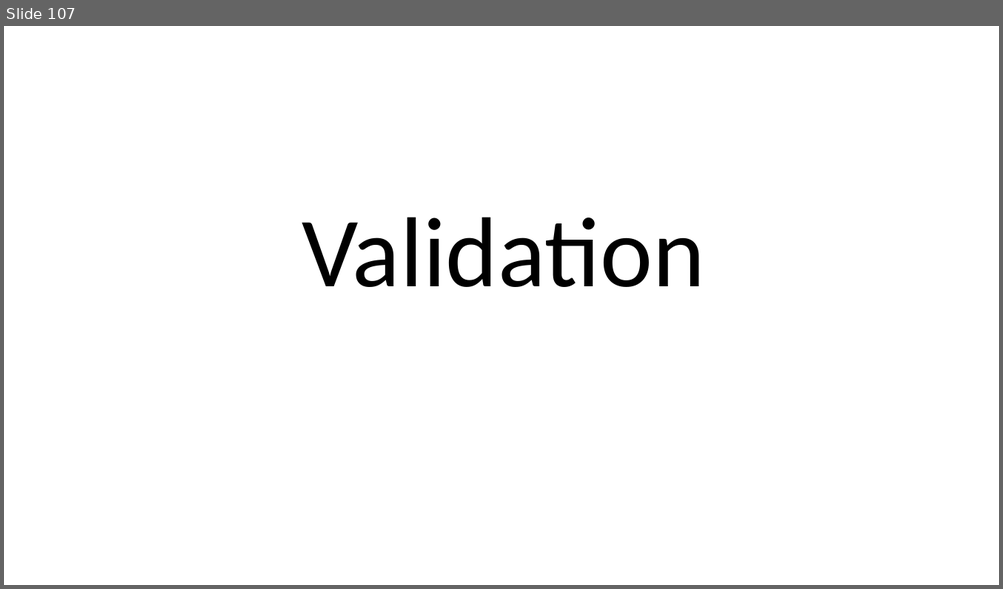
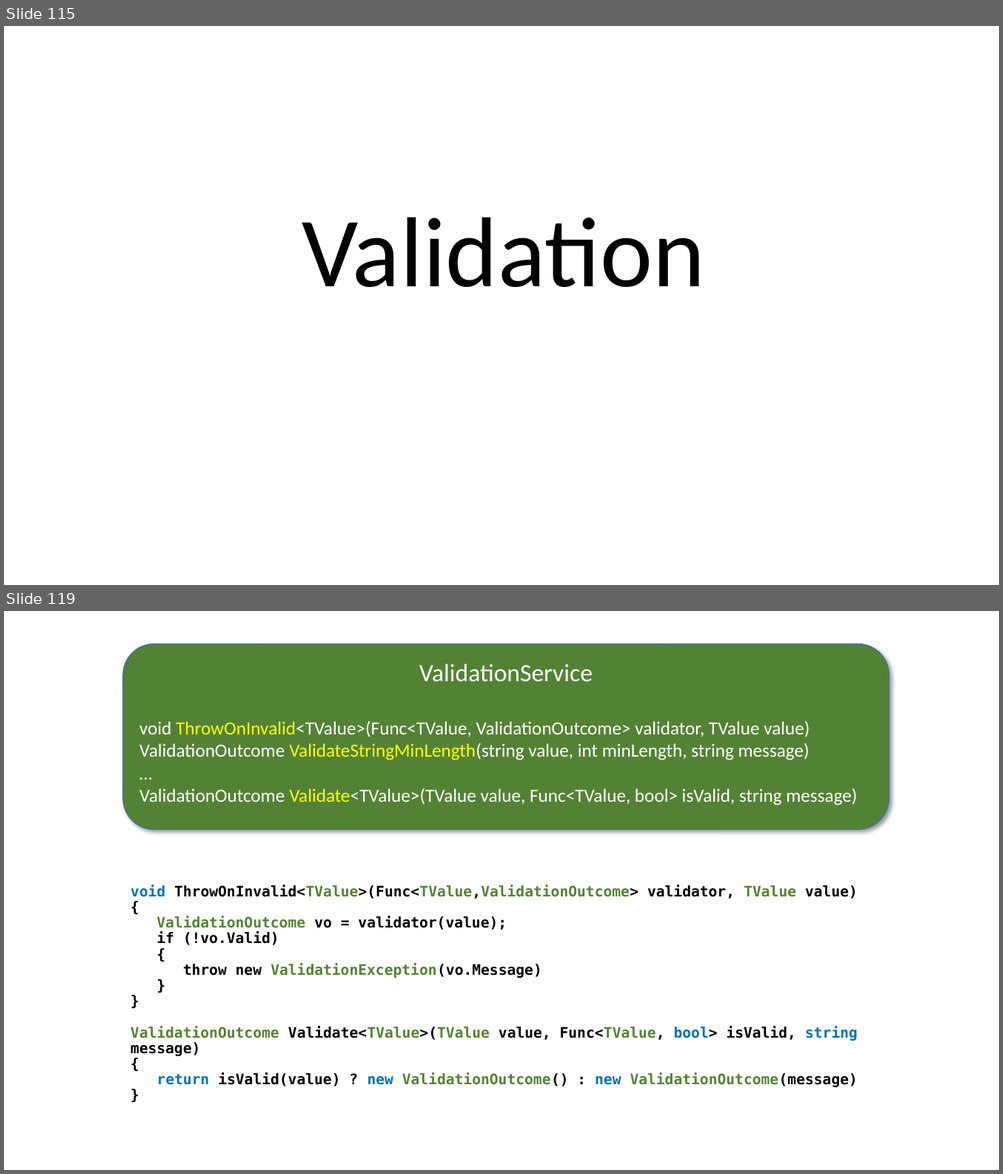
Before and after one commit to perl-easj/Teaching-materials, a slide deck: CSharpProgramming/Presentations/MVVMStarter Class Library.pptx. Shown one above the other, each under a label of ours: slide 107 before the commit, slides 115 and 119 after it; the slides between them are not shown. The pictures are 1003x589 and 1003x1174 pixels, drawn with LibreOffice and Linux fonts; fonts in the diff are those of the drawing. Boxes give left, top, right and bottom in pixels: in the first picture for what was removed or moved away, otherwise in the second. Text is boxed around its words. In the diff, an @@ line names an element or a change of style, - is before the commit and + after.

```diff
--- a/CSharpProgramming/Presentations/MVVMStarter Class Library.pptx
+++ b/CSharpProgramming/Presentations/MVVMStarter Class Library.pptx
@@ slide 119 added at bbox=[4, 611, 999, 1170], background #FFFFFF @@
@@ rounded rectangle added at bbox=[123, 644, 889, 829], fill #548235, outline #43739E 1 pt, 18 pt, text #FFFFFF @@
+ValidationService
+void ThrowOnInvalid<TValue>(Func<TValue, ValidationOutcome> validator, TValue value)
+ValidationOutcome ValidateStringMinLength(string value, int minLength, string message)
+…
+ValidationOutcome Validate<TValue>(TValue value, Func<TValue, bool> isValid, string message)
@@ text added at bbox=[131, 885, 857, 1088], 14 pt, text #000000, bold @@
+void ThrowOnInvalid<TValue>(Func<TValue,ValidationOutcome> validator, TValue value)
+{
+ValidationOutcome vo = validator(value);
+if (!vo.Valid)
+{
+throw new ValidationException(vo.Message)
+}
+}
+ValidationOutcome Validate<TValue>(TValue value, Func<TValue, bool> isValid, string message)
+{
+return isValid(value) ? new ValidationOutcome() : new ValidationOutcome(message)
+}
@@ what was slide 107 is now slide 115 @@
```
Also in this commit, not shown: 1 slide changed, 49 other slides added, 7 slides removed, 1 other file.
